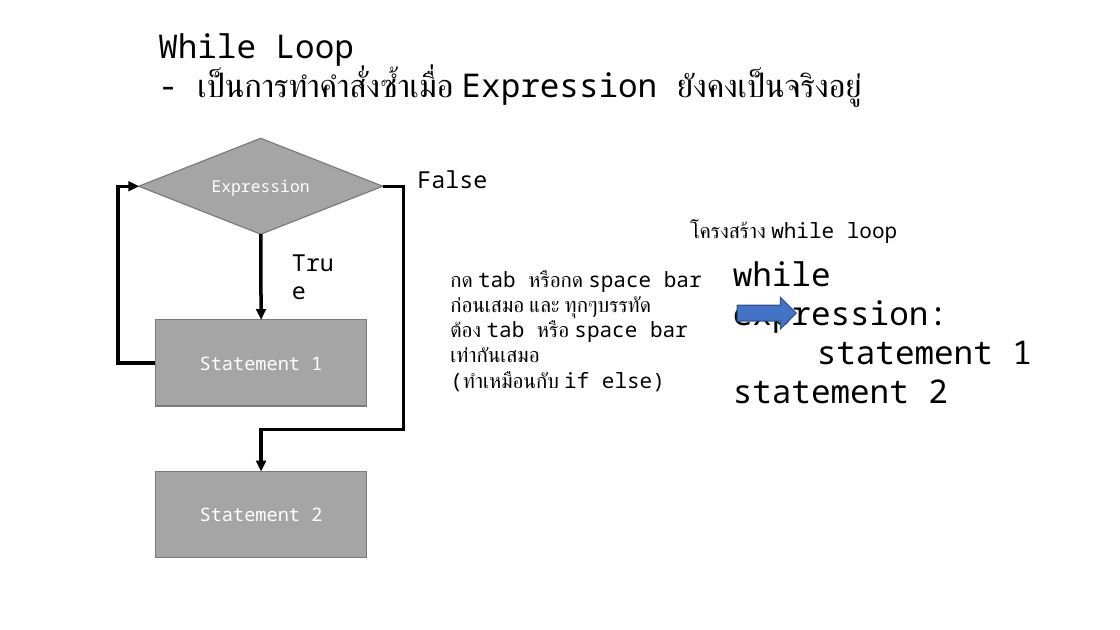
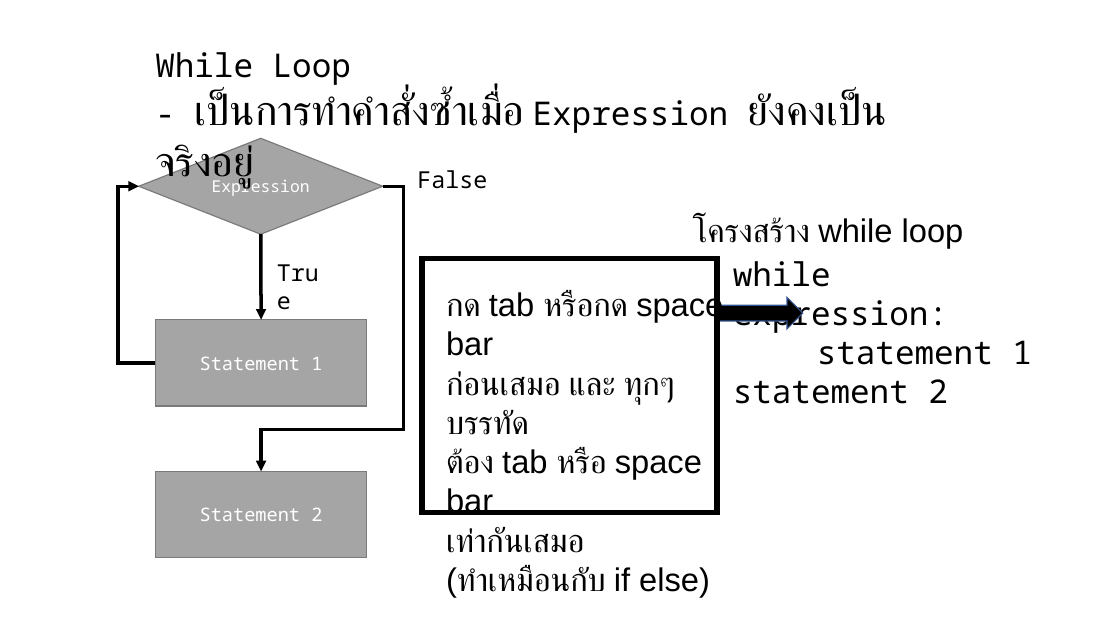
Before and after one commit to Vjumpkung/LetMeTiredPython, a slide deck: slide 15 of slide.pptx (slide 12 before the commit). Drawn at 1120x630 pixels with LibreOffice and Linux fonts; fonts in the diff are those of the drawing; background and template pictures are left out. Boxes give left, top, right and bottom in pixels: in the first picture for what was removed or moved away, otherwise in the second. Text is boxed around its words. In the diff, an @@ line names an element or a change of style, - is before the commit and + after.

```diff
--- a/slide.pptx
+++ b/slide.pptx
@@ text "While Loop": place and size @@
-text "While Loop" at box(158, 33, 863, 106)
+text "While Loop" at box(155, 52, 887, 187)
@@ text at box(155, 93, 887, 187): size 28 to 36 pt, font Noto Sans Mono to Arial in "เป็นการทำคำสั่งซ้ำเมื่อ ยังคงเป็นจริงอยู่" @@
@@ text "โครงสร้าง while loop" at box(693, 216, 964, 248): size 18 to 28 pt, font Noto Sans Mono to Arial @@
@@ text "True": place and size @@
-text "True" at box(284, 244, 356, 281)
+text "True" at box(269, 254, 341, 291)
@@ rectangle added at box(422, 259, 717, 513), outline #000000 4.5 pt @@
@@ text "กด tab หรือกด space bar" at box(446, 290, 723, 597): size 18 to 28 pt, font Noto Sans Mono to Arial @@
@@ text "กด tab หรือกด space bar": place and size @@
-text "กด tab หรือกด space bar" at box(450, 270, 702, 392)
+text "กด tab หรือกด space bar" at box(446, 290, 723, 597)
@@ up arrow: place and size @@
-up arrow at box(737, 298, 796, 329)
+up arrow at box(717, 298, 803, 329)
@@ up arrow at box(717, 298, 803, 329): fill #4472C4 to #000000 @@
```
Also in this commit, not shown: 16 other slides changed, 5 slides added.
